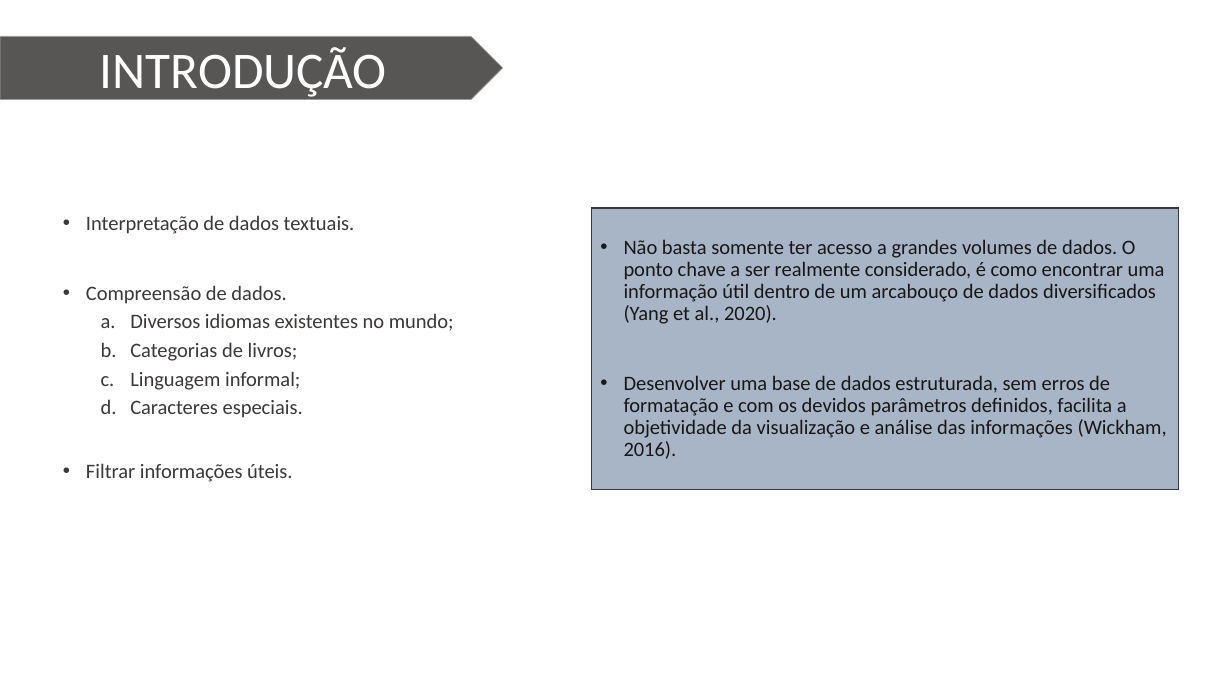
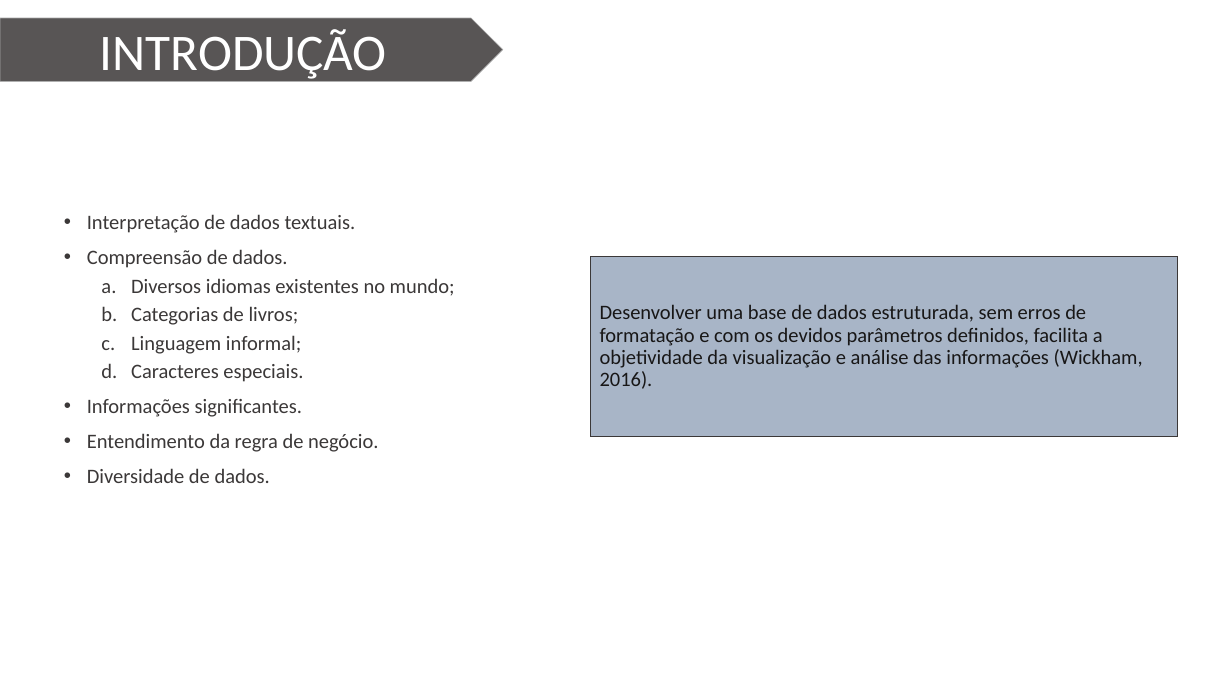
Before and after one commit to Wiryco/Natural-Language-Analysis-And-Processing, a slide deck: slide 2 of Apresentação/Apresentação TCC - Vinícius Andrade Lopes.pptx. Drawn at 1232x693 pixels with LibreOffice and Linux fonts; fonts in the diff are those of the drawing; background and template pictures are left out. Boxes give left, top, right and bottom in pixels: in the first picture for what was removed or moved away, otherwise in the second. Text is boxed around its words. In the diff, an @@ line names an element or a change of style, - is before the commit and + after.

```diff
--- a/Apresentação/Apresentação TCC - Vinícius Andrade Lopes.pptx
+++ b/Apresentação/Apresentação TCC - Vinícius Andrade Lopes.pptx
@@ pentagon arrow "INTRODUÇÃO": place and size @@
-pentagon arrow "INTRODUÇÃO" at <box>0,36,503,100</box>
+pentagon arrow "INTRODUÇÃO" at <box>0,18,503,81</box>
@@ text in rectangle at <box>624,239,1165,324</box>: paragraph removed @@
-• Não basta somente ter acesso a grandes volumes de dados. O ponto chave a ser realmente considerado, é como encontrar uma informação útil dentro de um arcabouço de dados diversificados (Yang et al., 2020).
@@ rectangle "Desenvolver uma base de dados ...": place and size @@
-rectangle "Desenvolver uma base de dados ..." at <box>592,208,1178,490</box>
+rectangle "Desenvolver uma base de dados ..." at <box>591,257,1177,436</box>
@@ rectangle "Desenvolver uma base de dados ..." at <box>591,257,1177,436</box>: bullet • to none; text to rectangle @@
@@ text at <box>87,399,379,483</box>: text changed @@
-• Filtrar informações úteis.
+• Informações significantes.
+• Entendimento da regra de negócio.
+• Diversidade de dados.
```
Also in this commit, not shown: 10 other slides changed.
